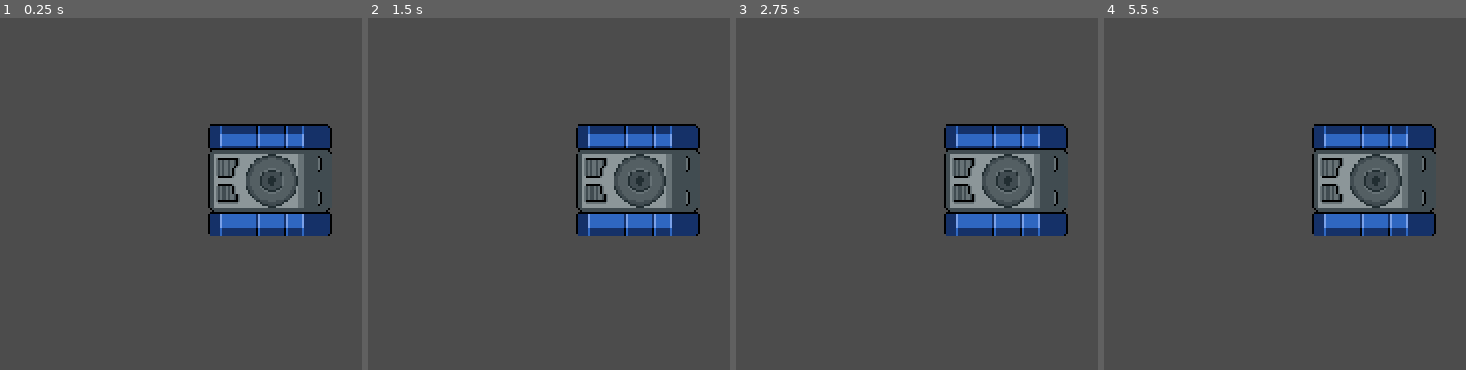
Above: before the commit, frames 1-4 (left to right).
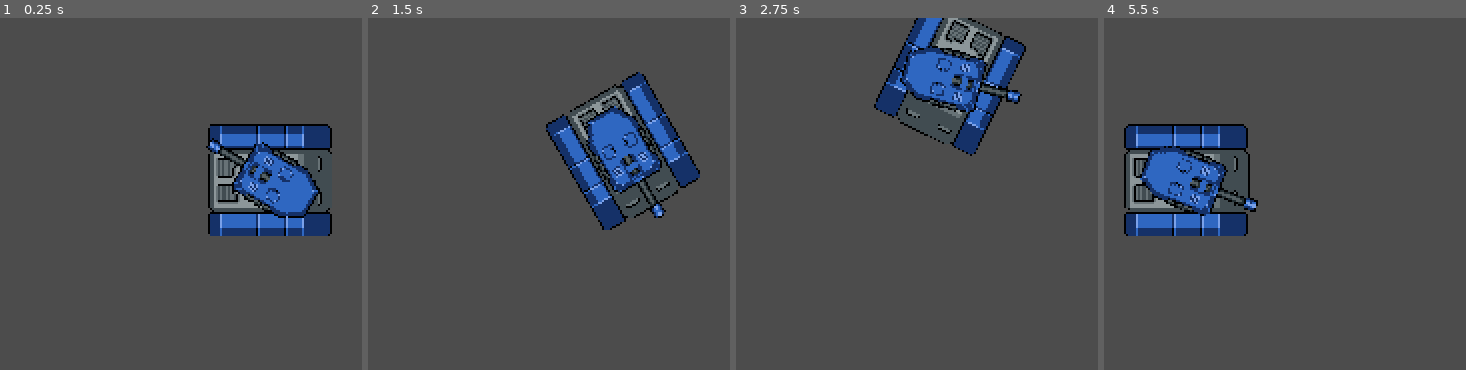
Above: after the commit, the same moments.

Repository: bimpbomp/2D-Tank-Game
Game: Godot game, scene res://Main.tscn
Two runs of this game, one before a commit and one after it. Both use one fixed random seed, a clock stepped at 60 frames per second and the inputs below.
Inputs (mouse positions are in pixels of both pictures, inside the frame that each line leads up to):
- Up to frame 1 (0.25 s): no input
- Up to frame 2 (1.5 s): tap Enter at 0.5 s; move the mouse to (outside the picture) at 0.52 s; press the mouse at (outside the picture) at 0.53 s; hold D (turn_right, bound only after the commit) 0.53-1.28 s; move the mouse to (outside the picture) at 1.27 s; release the mouse at (outside the picture) at 1.28 s; hold S (move_backwards, bound only after the commit) from 1.28 s (still down); click (outside the picture) at 1.35 s
- Up to frame 3 (2.75 s): move the mouse to (outside the picture) at 2.02 s; release S (move_backwards, bound only after the commit) at 2.03 s; press the mouse at (outside the picture) at 2.03 s; hold D (turn_right, bound only after the commit) from 2.03 s (still down)
- Up to frame 4 (5.5 s): move the mouse to (outside the picture) at 2.77 s; release D (turn_right, bound only after the commit) at 2.78 s; release the mouse at (outside the picture) at 2.78 s; hold W (move_forwards, bound only after the commit) 2.78-3.53 s; click (outside the picture) at 2.85 s; move the mouse to (outside the picture) at 3.52 s; press the mouse at (outside the picture) at 3.53 s; hold A (turn_left, bound only after the commit) 3.53-5.03 s; move the mouse to (1422, 345) at 4.27 s; release the mouse at (1422, 345) at 4.28 s; click (1422, 345) at 4.35 s; move the mouse to (outside the picture) at 5.02 s; press the mouse at (outside the picture) at 5.03 s; hold S (move_backwards, bound only after the commit) from 5.03 s (still down)

The runs differ from the first frame. In frame 1, 3.5% of the frame differs, in the area x 56-89%, y 34-57%; in frame 2, 11%; in frame 3, 15%; in frame 4, 17%, in the area x 5-92%, y 30-62%.

Commit message:
end of part 2

Diff:
--- a/Main.tscn
+++ b/Main.tscn
@@ -1,14 +1,48 @@
-[gd_scene load_steps=3 format=2]
+[gd_scene load_steps=7 format=2]
 
 [ext_resource path="res://assets/ground_shaker_asset/Blue/Bodies/body_tracks.png" type="Texture" id=1]
+[ext_resource path="res://Player.gd" type="Script" id=2]
+[ext_resource path="res://assets/ground_shaker_asset/Blue/Weapons/turret_01_mk1.png" type="Texture" id=3]
 
 [sub_resource type="RectangleShape2D" id=1]
 extents = Vector2( 40, 36 )
+
+[sub_resource type="Animation" id=2]
+length = 0.001
+tracks/0/type = "value"
+tracks/0/path = NodePath("Sprite:frame")
+tracks/0/interp = 1
+tracks/0/loop_wrap = true
+tracks/0/imported = false
+tracks/0/enabled = true
+tracks/0/keys = {
+"times": PoolRealArray( 0 ),
+"transitions": PoolRealArray( 1 ),
+"update": 0,
+"values": [ 0 ]
+}
+
+[sub_resource type="Animation" id=3]
+resource_name = "fire"
+length = 0.6
+tracks/0/type = "value"
+tracks/0/path = NodePath("Sprite:frame")
+tracks/0/interp = 1
+tracks/0/loop_wrap = true
+tracks/0/imported = false
+tracks/0/enabled = true
+tracks/0/keys = {
+"times": PoolRealArray( 0, 0.1, 0.2, 0.3, 0.4, 0.5, 0.6 ),
+"transitions": PoolRealArray( 1, 1, 1, 1, 1, 1, 1 ),
+"update": 1,
+"values": [ 1, 2, 3, 4, 5, 6, 7 ]
+}
 
 [node name="Main" type="Node2D"]
 
 [node name="Player" type="KinematicBody2D" parent="."]
 position = Vector2( 174, 104 )
+script = ExtResource( 2 )
 
 [node name="Sprite" type="Sprite" parent="Player"]
 rotation = 1.5708
@@ -17,3 +51,16 @@
 [node name="CollisionShape2D" type="CollisionShape2D" parent="Player"]
 position = Vector2( -1, 0 )
 shape = SubResource( 1 )
+
+[node name="Turret" type="KinematicBody2D" parent="Player"]
+
+[node name="CollisionShape2D" type="CollisionShape2D" parent="Player/Turret"]
+
+[node name="AnimationPlayer" type="AnimationPlayer" parent="Player/Turret"]
+anims/RESET = SubResource( 2 )
+anims/fire = SubResource( 3 )
+
+[node name="Sprite" type="Sprite" parent="Player/Turret"]
+rotation = 1.5708
+texture = ExtResource( 3 )
+hframes = 8
--- /dev/null
+++ b/Player.gd
@@ -0,0 +1,53 @@
+extends KinematicBody2D
+
+
+export (int) var speed = 100
+# rotation speed in degrees (converted to radians) per second
+export (float) var rotateSpeed = 80 * PI/180
+
+var velDirection : int = 0
+var vel := Vector2()
+var rotationVelocity : float = 0
+
+var tankBody : KinematicBody2D
+var tankTurret : KinematicBody2D
+
+
+# Called when the node enters the scene tree for the first time.
+func _ready():
+	tankBody = get_node_or_null(".")
+	tankTurret = get_node_or_null("Turret")
+
+
+func _physics_process(delta):
+	if is_instance_valid(tankBody):
+		# rotation inputs
+		rotationVelocity = 0
+		if Input.is_action_pressed("turn_left"):
+			rotationVelocity -= rotateSpeed
+		if Input.is_action_pressed("turn_right"):
+			rotationVelocity += rotateSpeed
+
+		# apply rotation
+		tankBody.rotate(rotationVelocity * delta)
+
+		velDirection = 0
+		# movement inputs
+		if Input.is_action_pressed("move_forwards"):
+			velDirection += 1
+		if Input.is_action_pressed("move_backwards"):
+			velDirection -= 1
+
+		# applying velocity
+		if velDirection != 0:
+			vel = Vector2.RIGHT.rotated(tankBody.rotation) * velDirection * speed
+			vel = tankBody.move_and_slide(vel, Vector2.ZERO)
+
+		# feel like i will need to move the actual firing code to a separate location
+		# so it can be reused for enemies also
+		if tankTurret != null:
+			tankTurret.look_at(get_global_mouse_position())
+#			if Input.is_action_pressed("fire"):
+#				tankTurret._on_fire(tankBody)
+	else:
+		queue_free()
--- a/project.godot
+++ b/project.godot
@@ -46,6 +46,34 @@
 "svg/scale": 1.0
 }
 
+[input]
+
+turn_left={
+"deadzone": 0.5,
+"events": [ Object(InputEventKey,"resource_local_to_scene":false,"resource_name":"","device":0,"alt":false,"shift":false,"control":false,"meta":false,"command":false,"pressed":false,"scancode":0,"physical_scancode":65,"unicode":0,"echo":false,"script":null)
+ ]
+}
+turn_right={
+"deadzone": 0.5,
+"events": [ Object(InputEventKey,"resource_local_to_scene":false,"resource_name":"","device":0,"alt":false,"shift":false,"control":false,"meta":false,"command":false,"pressed":false,"scancode":0,"physical_scancode":68,"unicode":0,"echo":false,"script":null)
+ ]
+}
+move_forwards={
+"deadzone": 0.5,
+"events": [ Object(InputEventKey,"resource_local_to_scene":false,"resource_name":"","device":0,"alt":false,"shift":false,"control":false,"meta":false,"command":false,"pressed":false,"scancode":0,"physical_scancode":87,"unicode":0,"echo":false,"script":null)
+ ]
+}
+move_backwards={
+"deadzone": 0.5,
+"events": [ Object(InputEventKey,"resource_local_to_scene":false,"resource_name":"","device":0,"alt":false,"shift":false,"control":false,"meta":false,"command":false,"pressed":false,"scancode":0,"physical_scancode":83,"unicode":0,"echo":false,"script":null)
+ ]
+}
+fire={
+"deadzone": 0.5,
+"events": [ Object(InputEventMouseButton,"resource_local_to_scene":false,"resource_name":"","device":0,"alt":false,"shift":false,"control":false,"meta":false,"command":false,"button_mask":0,"position":Vector2( 0, 0 ),"global_position":Vector2( 0, 0 ),"factor":1.0,"button_index":1,"pressed":false,"doubleclick":false,"script":null)
+ ]
+}
+
 [physics]
 
 common/enable_pause_aware_picking=true
